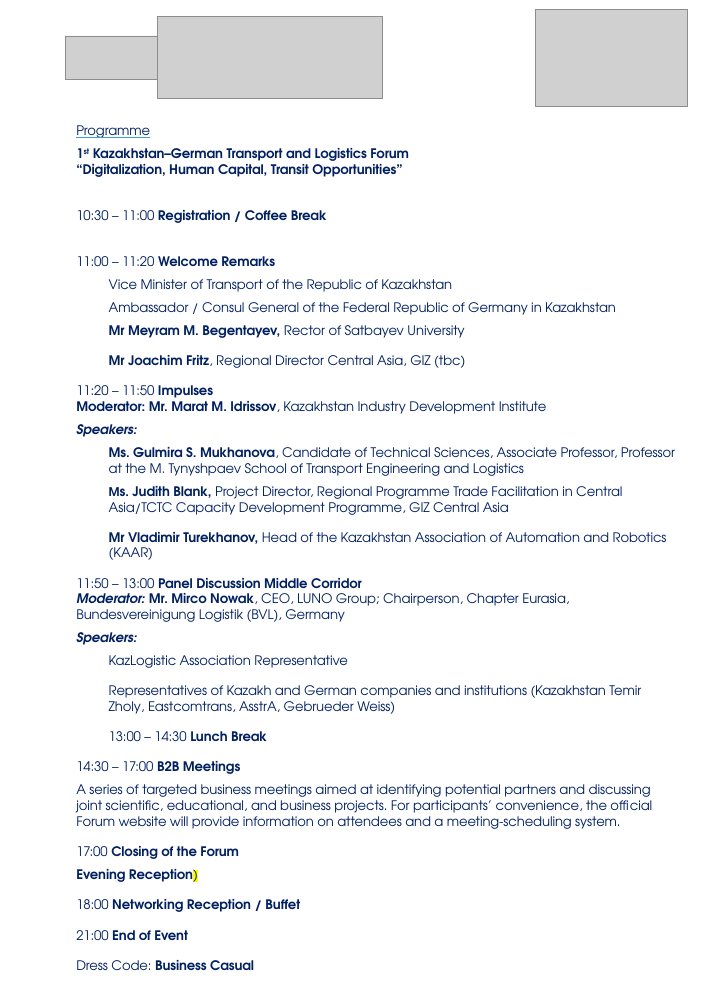
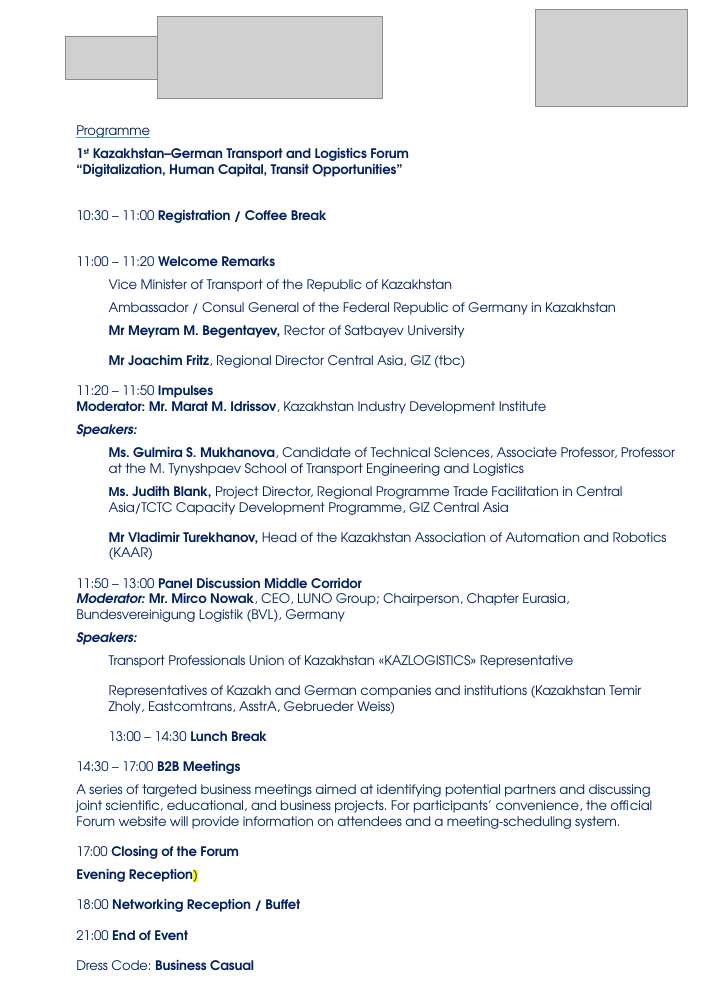
Before and after one commit to zvezdd/KazForum-Logistics, a slide deck: slide 3 of public/program-en.pptx. Drawn at 713x1008 pixels with LibreOffice and Linux fonts; fonts in the diff are those of the drawing; grey boxes stand for pictures. Boxes give left, top, right and bottom in pixels: in the first picture for what was removed or moved away, otherwise in the second. Text is boxed around its words. In the diff, an @@ line names an element or a change of style, - is before the commit and + after.

```diff
--- a/public/program-en.pptx
+++ b/public/program-en.pptx
@@ text at [109, 655, 574, 668]: text changed @@
-KazLogistic Association Representative
+Transport Professionals Union of Kazakhstan «KAZLOGISTICS» Representative
```
Also in this commit, not shown: 1 other slide changed, 6 other files.
